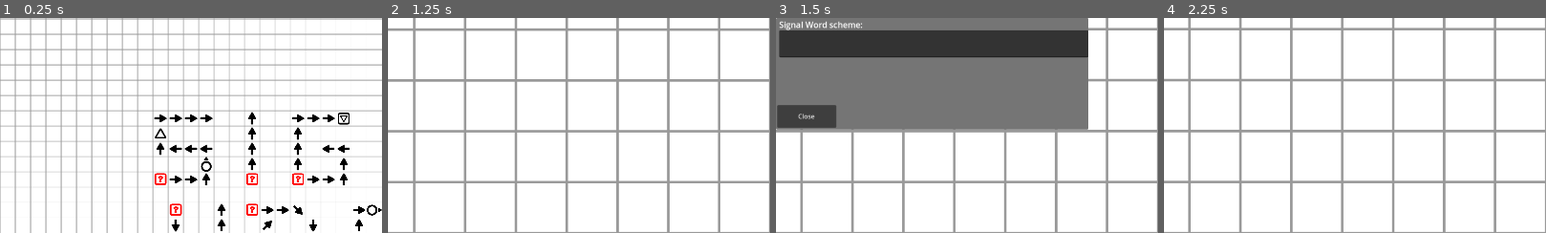
Above: before the commit, frames 1-4 (left to right).
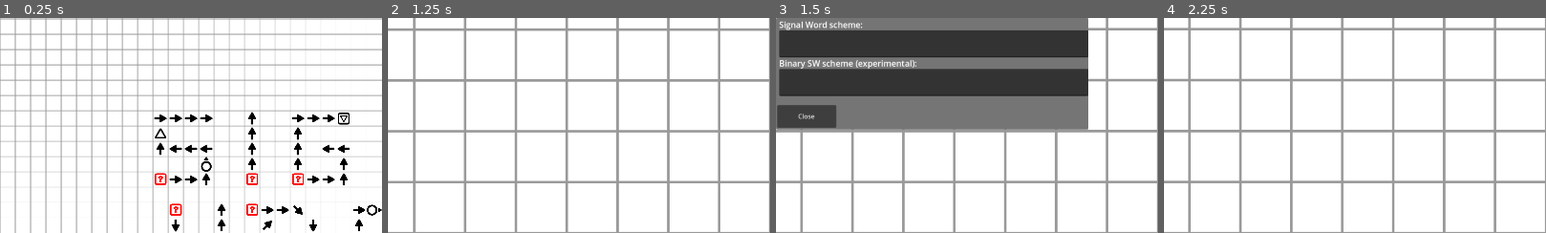
Above: after the commit, the same moments.

Repository: QuantumV2/SignalWorld
Game: Godot game, scene res://Scenes/TitleScreen.tscn
The game is run twice, just before and just after one commit, with the same random seed, the same clock (stepped at 60 frames per second) and the same inputs.
Inputs:
- Up to frame 1 (0.25 s): no input
- Up to frame 2 (1.25 s): click "START" at 0.5 s
- Up to frame 3 (1.5 s): click "Save" at 1.25 s
- Up to frame 4 (2.25 s): click "Wire" at 2 s
The pictures show only the part of the screen within x 0-50%, y 0-50%; the shares and areas given below are measured in that part.

Frames 1-2 are identical in both runs. In frame 3, 11% of the frame differs, in the area x 0-82%, y 19-37%; in frame 4, nothing differs.

Commit message:
binary compression

Diff:
--- a/Scenes/game.tscn
+++ b/Scenes/game.tscn
@@ -325,14 +325,13 @@
 editable = false
 
 [node name="Label2" type="Label" parent="SaveDialog/Control"]
-visible = false
 layout_mode = 0
 offset_left = 4.0
 offset_top = 95.23
 offset_right = 214.0
 offset_bottom = 125.23
 theme_override_font_sizes/font_size = 21
-text = "Logic Arrows scheme:"
+text = "Binary SW scheme (experimental):"
 
 [node name="TextEdit" type="TextEdit" parent="SaveDialog/Control/Label2"]
 layout_mode = 0
--- a/Scripts/GameHandler.gd
+++ b/Scripts/GameHandler.gd
@@ -671,9 +671,9 @@
 		_:
 			return pos
 ##Save the new File Format
-func _on_save() -> String:
+func _on_save() -> Array:
 	if !curr_grid:
-		return ""
+		return ["",""]
 	var compresseddata = {"s":[curr_grid.size(), curr_grid[0].size()],"d":[]}
 	for x in range(curr_grid.size()):
 		for y in range(curr_grid[0].size()):
@@ -681,8 +681,8 @@
 				compresseddata['d'].append([[x,y], cell_to_array(curr_grid[x][y])])
 
 	var compressedstring = JSON.stringify(compresseddata)
-	#print(Marshalls.raw_to_base64(json_to_bytes(compresseddata)), " ", Marshalls.raw_to_base64(json_to_bytes(compresseddata).compress(FileAccess.COMPRESSION_DEFLATE)))
-	return Marshalls.raw_to_base64(StringHelper.gzip_encode(compressedstring))
+	#print(compresseddata, " | END | ", Global.BitReader.decompress(Global.BitReader.compress(compresseddata)), " | END | ", Marshalls.raw_to_base64(Global.BitReader.compress(compresseddata)), " | END | ", Marshalls.raw_to_base64(Global.BitReader.compress(compresseddata).compress(FileAccess.COMPRESSION_DEFLATE)))
+	return [Marshalls.raw_to_base64(StringHelper.gzip_encode(compressedstring)), Marshalls.raw_to_base64(Global.BitReader.compress(compresseddata).compress(FileAccess.COMPRESSION_DEFLATE)) ]
 
 """
 func json_to_bytes(data: Dictionary) -> PackedByteArray:
@@ -804,7 +804,13 @@
 		legacy_format_open(_str)
 		return
 	var content = StringHelper.gzip_decode(Marshalls.base64_to_raw(_str)).get_string_from_utf8()
-
+	var content_raw = StringHelper.gzip_decode(Marshalls.base64_to_raw(_str))
+	var reader = Global.BitReader.new(content_raw)
+
+	# Check header (big-endian)
+	var header = (reader.read_bits(8) << 24) | (reader.read_bits(8) << 16) | (reader.read_bits(8) << 8) | reader.read_bits(8)
+	if header == Global.HEADER:
+		content = JSON.stringify(reader.decompress(content_raw))
 	var json = JSON.new()
 	var error = json.parse(content)
 
@@ -829,6 +835,7 @@
 		next_grid = curr_grid.duplicate(true)
 		update_tiles(%CellMap, %ColorMap, next_grid)
 	else:
+		print(content)
 		print("JSON Parse Error: ", json.get_error_message(), " in ", content, " at line ", json.get_error_line())
 
 
--- a/Scripts/Global.gd
+++ b/Scripts/Global.gd
@@ -14,7 +14,7 @@
 ## The tick signal, activates when cells get updated
 signal tick
 
-
+const HEADER = 0x53570001
 
 func create_bitmask(num_bits: int) -> int:
 	return (1 << num_bits) - 1
@@ -27,35 +27,196 @@
 	return int(ceil(log(abs(value) + 1) / log(2)))
 
 ## A class to pack and unpack bits
+
+
+
 class BitPacker:
-	var fields = []
-	var total_bits = 0
-
-	func add_field(name: String, bits: int, signed: bool = false):
-		fields.append({"name": name, "bits": bits, "shift": total_bits, "signed": signed})
-		total_bits += bits
-
-	func pack(values: Dictionary) -> int:
+	var data = []
+	var current_byte = 0
+	var bit_position = 0
+
+	func add_bits(value: int, num_bits: int) -> void:
+		while num_bits > 0:
+			var bits_to_write = min(8 - bit_position, num_bits)
+			var mask = (1 << bits_to_write) - 1
+			var shifted_value = (value >> (num_bits - bits_to_write)) & mask
+			current_byte |= shifted_value << (bit_position)
+			bit_position += bits_to_write
+			num_bits -= bits_to_write
+			if bit_position == 8:
+				data.append(current_byte)
+				current_byte = 0
+				bit_position = 0
+
+	func get_bytes() -> PackedByteArray:
+		var result = PackedByteArray(data)
+		if bit_position > 0:
+			result.append(current_byte)
+		return result
+
+class BitReader:
+	var data: PackedByteArray
+	var byte_index: int = 0
+	var bit_position: int = 0
+
+	func _init(bytes: PackedByteArray):
+		data = bytes
+
+	func read_bits(num_bits: int) -> int:
 		var result = 0
-		for field in fields:
-			var value = values[field.name]
-			var mask = (1 << field.bits) - 1
-			if field.signed and value < 0:
-				# Handle negative values for signed fields
-				value = (1 << field.bits) + value
-			result |= (value & mask) << field.shift
+		var bits_read = 0
+		while bits_read < num_bits:
+			if byte_index >= data.size():
+				break
+			var bits_to_read = min(8 - bit_position, num_bits - bits_read)
+			var mask = (1 << bits_to_read) - 1
+			result |= ((data[byte_index] >> bit_position) & mask) << (num_bits - bits_read - bits_to_read)
+			bit_position += bits_to_read
+			bits_read += bits_to_read
+			if bit_position == 8:
+				byte_index += 1
+				bit_position = 0
 		return result
 
-	func unpack(packed: int) -> Dictionary:
-		var result = {}
-		for field in fields:
-			var mask = (1 << field.bits) - 1
-			var value = (packed >> field.shift) & mask
-			if field.signed and (value & (1 << (field.bits - 1))):
-				# Sign extend for negative values in signed fields
-				value -= (1 << field.bits)
-			result[field.name] = value
+	static func compress(json_data: Dictionary) -> PackedByteArray:
+		var packer = BitPacker.new()
+		var cells = json_data['d']
+		var grid_size = json_data['s']
+		# Add header (big-endian)
+		packer.add_bits((HEADER >> 24) & 0xFF, 8)
+		packer.add_bits((HEADER >> 16) & 0xFF, 8)
+
+		packer.add_bits((HEADER >> 8) & 0xFF, 8)
+		packer.add_bits(HEADER & 0xFF, 8)
+
+		# Add grid size
+		packer.add_bits(grid_size[0] - 1, 6)
+		packer.add_bits(grid_size[1] - 1, 6)
+		cells.sort_custom(sort_cells)
+
+		var prev_x = 0
+		var prev_y = 0
+		var prev_real_x = 0
+		var prev_real_y = 0
+
+		for cell in cells:
+			var x = cell[0][0]
+			var y = cell[0][1]
+			var pos_str = cell[1][0]
+			var powered = cell[1][1]
+			var rotation = cell[1][2]
+			var cell_type = cell[1][3]
+
+		# Parse real coordinates
+			var real_coords = pos_str
+			var real_x = int(real_coords.x)
+			var real_y = int(real_coords.y)
+
+		# Delta encode position
+			var dx = x - prev_x
+			var dy = y - prev_y
+			encode_varint(packer, dx)
+			encode_varint(packer, dy)
+
+		# Delta encode real position
+			var real_dx = real_x - prev_real_x
+			var real_dy = real_y - prev_real_y
+			encode_varint(packer, real_dx)
+			encode_varint(packer, real_dy)
+
+		# Encode other properties
+			packer.add_bits(powered, 1)
+			packer.add_bits(rotation / 90, 2)
+			encode_varint(packer, cell_type)
+
+			prev_x = x
+			prev_y = y
+			prev_real_x = real_x
+			prev_real_y = real_y
+
+		return packer.get_bytes()
+
+	static func decompress(compressed_data: PackedByteArray) -> Dictionary:
+		var reader = BitReader.new(compressed_data)
+		var result = {"d": [], "s": []}
+
+		# Check header (big-endian)
+		var header = (reader.read_bits(8) << 24) | (reader.read_bits(8) << 16) | (reader.read_bits(8) << 8) | reader.read_bits(8)
+		if header != HEADER:
+			printerr("Invalid header")
+			return result
+
+		# Read grid size
+		result["s"] = [reader.read_bits(6) + 1, reader.read_bits(6) + 1]
+
+		var prev_x = 0
+		var prev_y = 0
+		var prev_real_x = 0
+		var prev_real_y = 0
+
+		while reader.byte_index < compressed_data.size() or reader.bit_position != 0:
+			# Delta decode position
+			var dx = decode_varint(reader)
+			var dy = decode_varint(reader)
+			var x = prev_x + dx
+			var y = prev_y + dy
+			# Delta decode real position
+			var real_dx = decode_varint(reader)
+			var real_dy = decode_varint(reader)
+			var real_x = prev_real_x + real_dx
+			var real_y = prev_real_y + real_dy
+
+	# Decode other properties
+			var powered = reader.read_bits(1)
+			var rotation = reader.read_bits(2) * 90
+			var cell_type = decode_varint(reader)
+
+	# Construct cell data
+			var cell = [
+				[x, y],
+				[Vector2i(real_x,real_y), powered, rotation, cell_type]
+			]
+			result["d"].append(cell)
+
+			prev_x = x
+			prev_y = y
+			prev_real_x = real_x
+			prev_real_y = real_y
+
 		return result
+
+	static func encode_varint(packer: BitPacker, value: int) -> void:
+		var unsigned_value = (value << 1) ^ (value >> 31)  # zigzag encoding
+		while unsigned_value >= 0x80:
+			packer.add_bits((unsigned_value & 0x7f) | 0x80, 8)
+			unsigned_value >>= 7
+		packer.add_bits(unsigned_value, 8)
+
+	static func decode_varint(reader: BitReader) -> int:
+		var value = 0
+		var shift = 0
+		var byte
+		while true:
+			byte = reader.read_bits(8)
+			value |= (byte & 0x7f) << shift
+			if (byte & 0x80) == 0:
+				break
+			shift += 7
+		return (value >> 1) ^ -(value & 1)  # zigzag decoding
+
+	static func sort_cells(a, b):
+		if a[0][0] != b[0][0]:
+			return a[0][0] < b[0][0]
+		return a[0][1] < b[0][1]
+
+# Usage
+# var json_data = parse_json(json_string)
+# var compressed_data = Compressor.compress(json_data)
+# var decompressed_data = Compressor.decompress(compressed_data)
+
+# Usage
+# var json_data = parse_json(json_string)
+# var compressed_data = Compressor.compress(json_data)
 
 ## Tile Rotations
 enum TileTransform {
--- a/Scripts/ui.gd
+++ b/Scripts/ui.gd
@@ -12,7 +12,9 @@
 
 func _on_save_pressed() -> void:
 	%SaveDialog.visible = true
-	%SaveDialog.get_node("Control/Label/TextEdit").text = %GameHandler._on_save()
+	var save = %GameHandler._on_save()
+	%SaveDialog.get_node("Control/Label/TextEdit").text = save[0]
+	%SaveDialog.get_node("Control/Label2/TextEdit").text = save[1]
 	pass # Replace with function body.
 
 
